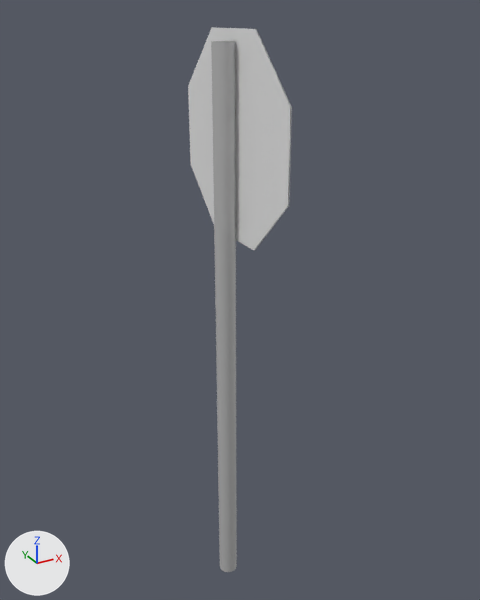
The FBX model 3dNew/stopsign/StopSign.fbx, before and after one commit.
Camera for both pictures: a 50 mm camera at (-0.0276, -0.053, 0.0372) aimed at (0.0021, 0.0009, 0.0102). Every picture has the same lights, and +X, +Y and +Z are marked at lower left. Where no turn or scale is listed for an object, it has been applied to the vertices.
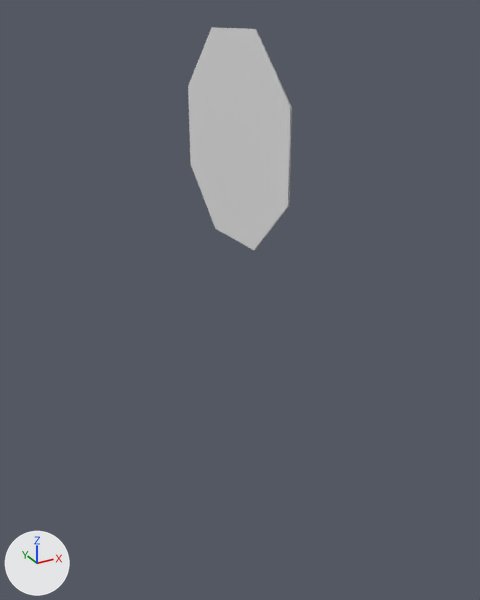
The newer file is also turned or shifted as a whole; pictures and numbers use the older file's frame.

Edits to the scene script, one JSON object a line:
```json
{"op": "remove", "block": "ob_cylinder", "code": ["ob_cylinder = bpy.data.objects.new('Cylinder', me_cylinder)", "ob_cylinder.location = (0.0, 0.0, 0.0057)"]}
```

Where the change shows, as pixel boxes [x1, y1, x2, y2] in the pictures (480 x 600 px):
```json
{"object": "Cylinder", "change": "deleted", "before": [211, 41, 237, 572]}
```
